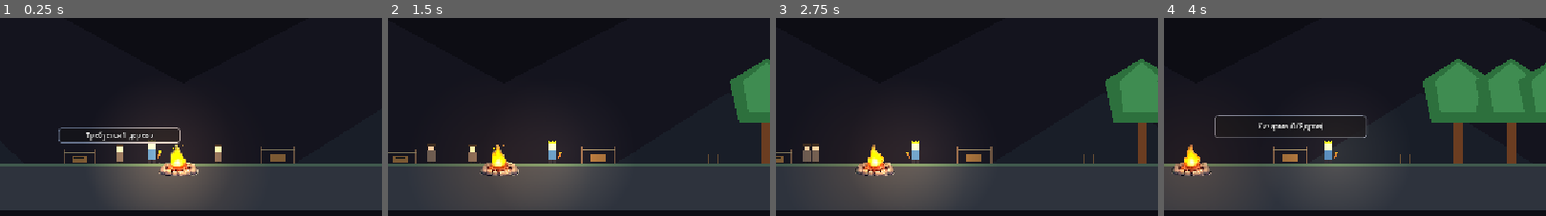
Above: before the commit, frames 1-4 (left to right).
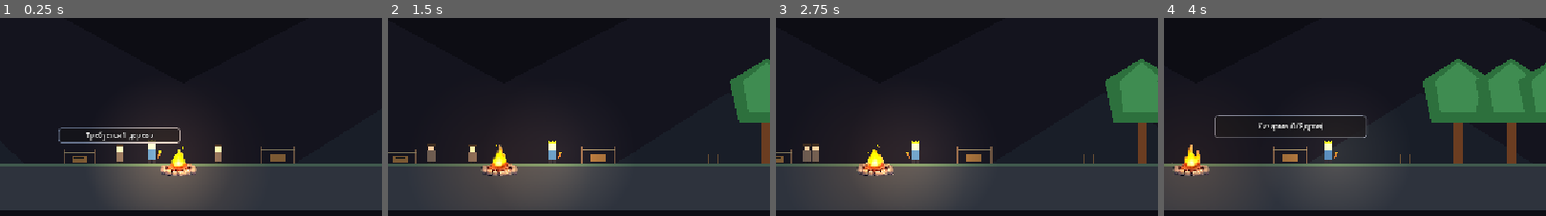
Above: after the commit, the same moments.

Repository: Kyrsadak/turkic-game-jam
Game: Godot game, scene res://scenes/main/main.tscn
Same seed, same stepped clock (60 frames per second), same inputs: the game is played once before the commit and once after it.
Inputs (mouse positions are % of the whole screen's width and height, from its top left):
- Up to frame 1 (0.25 s): no input
- Up to frame 2 (1.5 s): move the mouse to (72, 47) at 0.52 s; hold R 0.53-1.28 s; hold D from 0.53 s (still down); click (72, 47) at 0.67 s; move the mouse to (30, 58) at 1.27 s; tap E at 1.35 s
- Up to frame 3 (2.75 s): move the mouse to (60, 28) at 2.02 s; release D at 2.03 s; hold A from 2.03 s (still down); hold R from 2.03 s (still down)
- Up to frame 4 (4 s): move the mouse to (45, 74) at 2.77 s; release A at 2.78 s; release R at 2.78 s; hold D from 2.78 s (still down); tap E at 2.85 s; click (45, 74) at 2.92 s; move the mouse to (80, 68) at 3.52 s; hold R from 3.53 s (still down)
The pictures show only the part of the screen within x 30-80%, y 50-100%; the shares and areas given below are measured in that part.

The runs differ from the first frame. In frame 1, 0.3% of the frame differs, in the area x 41-52%, y 63-80%; in frame 2, 0.3%, in the area x 24-35%, y 63-80%; in frame 3, 0.2%; in frame 4, 0.3%.

Commit message:
Organize campfire textures into assets/textures/campfire and set frame delay to 350ms

Diff:
--- a/scenes/campfire/campfire.gd
+++ b/scenes/campfire/campfire.gd
@@ -21,7 +21,7 @@
 var is_burned_out: bool = false
 
 # Анимация костра
-@export var animation_fps: float = 10.0
+@export var animation_frame_delay: float = 0.35 # Время отображения одного кадра в секундах (350 ms)
 var campfire_textures: Array[Texture2D] = []
 var current_frame: int = 0
 var animation_time: float = 0.0
@@ -33,9 +33,9 @@
 	label_status.visible = false
 	setup_tooltip_style(label_status)
 
-	# Загружаем анимированные кадры (campfire1.png - campfire6.png)
+	# Загружаем анимированные кадры (campfire1.png - campfire6.png) из отдельной директории
 	for i in range(1, 7):
-		var path = "res://assets/textures/campfire%d.png" % i
+		var path = "res://assets/textures/campfire/campfire%d.png" % i
 		if FileAccess.file_exists(path):
 			var tex = load(path)
 			if tex:
@@ -97,11 +97,10 @@
 		# Анимация спрайта костра
 		if campfire_textures.size() > 0 and campfire_sprite:
 			animation_time += delta
-			var frame_duration = 1.0 / animation_fps
-			if animation_time >= frame_duration:
+			if animation_time >= animation_frame_delay:
 				current_frame = (current_frame + 1) % campfire_textures.size()
 				campfire_sprite.texture = campfire_textures[current_frame]
-				animation_time = fmod(animation_time, frame_duration)
+				animation_time = fmod(animation_time, animation_frame_delay)
 
 		# Эффект мерцания света костра
 		noise_time += delta * 15.0
Binary file added: assets/textures/campfire.aseprite
Binary file added: assets/textures/campfire/campfire1.png
Binary file added: assets/textures/campfire/campfire2.png
Binary file added: assets/textures/campfire/campfire3.png
Binary file added: assets/textures/campfire/campfire4.png
Binary file added: assets/textures/campfire/campfire5.png
Binary file added: assets/textures/campfire/campfire6.png
Binary file removed: assets/textures/campfire1.png
Not shown, changed: assets/textures/campfire1.png.import
Binary file removed: assets/textures/campfire2.png
Not shown, changed: assets/textures/campfire2.png.import
Binary file removed: assets/textures/campfire3.png
(and 14 more such lines)
